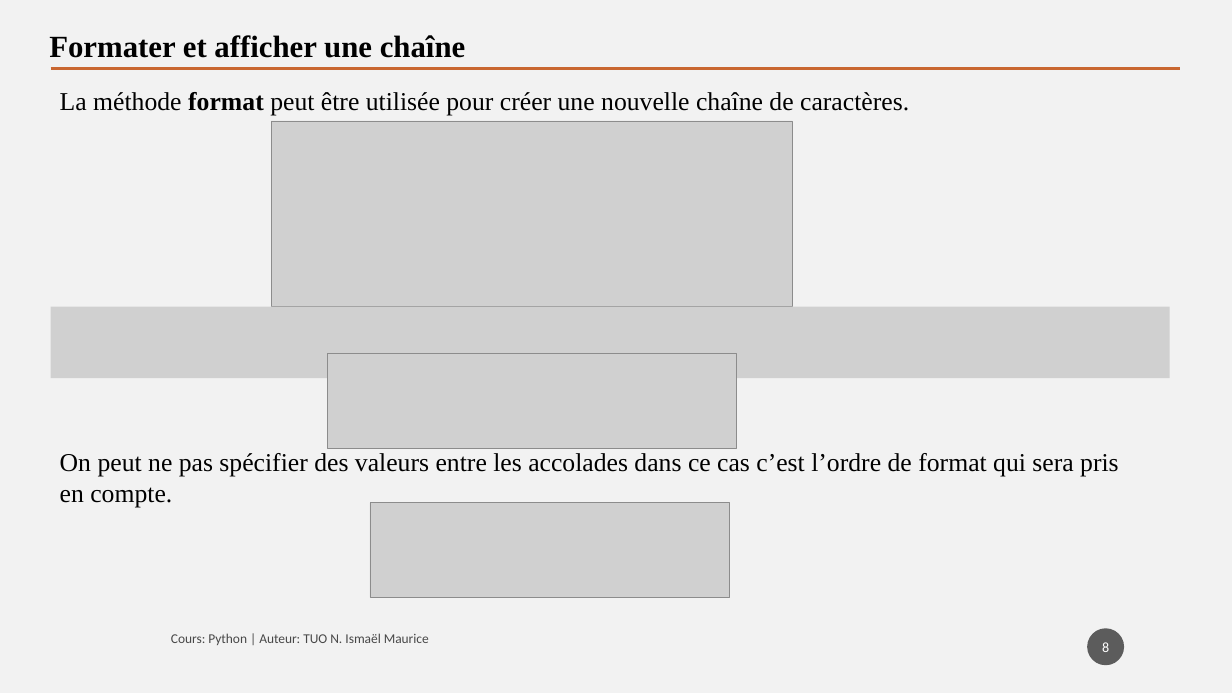
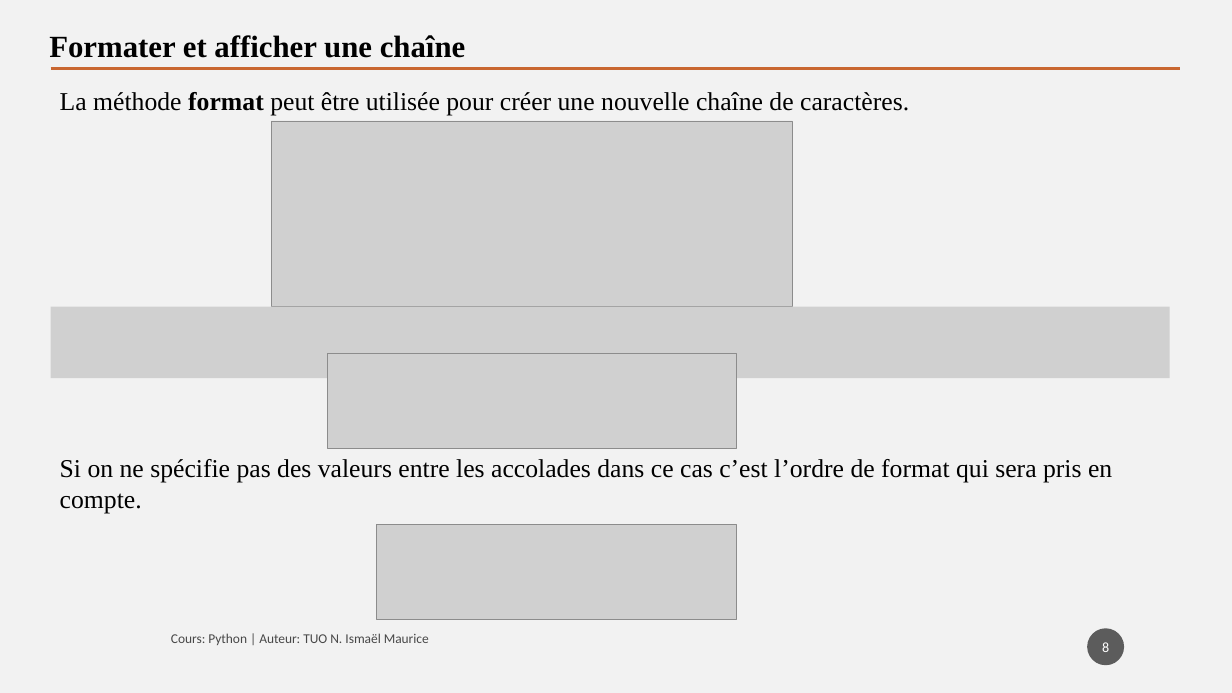
Before and after one commit to tisma95/cours-python, a slide deck: slide 8 of source/Chapitre 8 - Les chaines de caractères.pptx. Drawn at 1232x693 pixels with LibreOffice and Linux fonts; fonts in the diff are those of the drawing; grey boxes stand for pictures. Boxes give left, top, right and bottom in pixels: in the first picture for what was removed or moved away, otherwise in the second. Text is boxed around its words. In the diff, an @@ line names an element or a change of style, - is before the commit and + after.

```diff
--- a/source/Chapitre 8 - Les chaines de caractères.pptx
+++ b/source/Chapitre 8 - Les chaines de caractères.pptx
@@ text at bbox=[60, 459, 1112, 514]: text changed @@
-On peut ne pas spécifier des valeurs entre les accolades dans ce cas c’est l’ordre de format qui sera pris en compte.
+Si on ne spécifie pas des valeurs entre les accolades dans ce cas c’est l’ordre de format qui sera pris en compte.
@@ picture: place and size @@
-picture at bbox=[370, 503, 729, 597]
+picture at bbox=[376, 525, 736, 619]
```
Also in this commit, not shown: 10 other slides changed, 3 other files.
